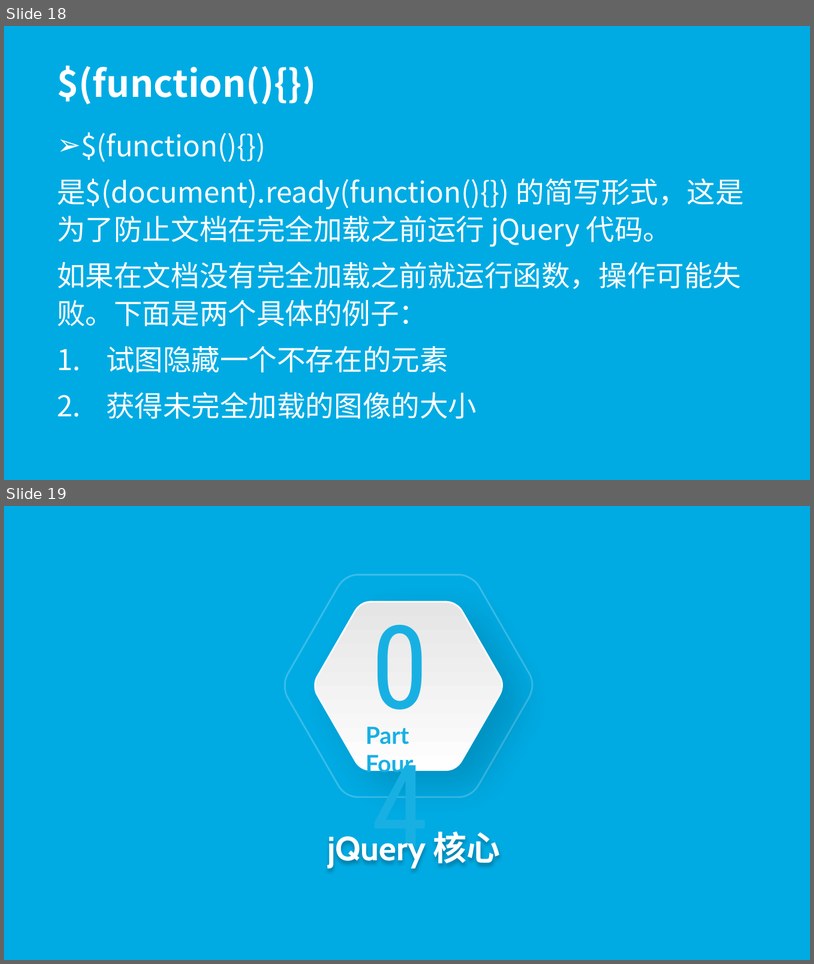
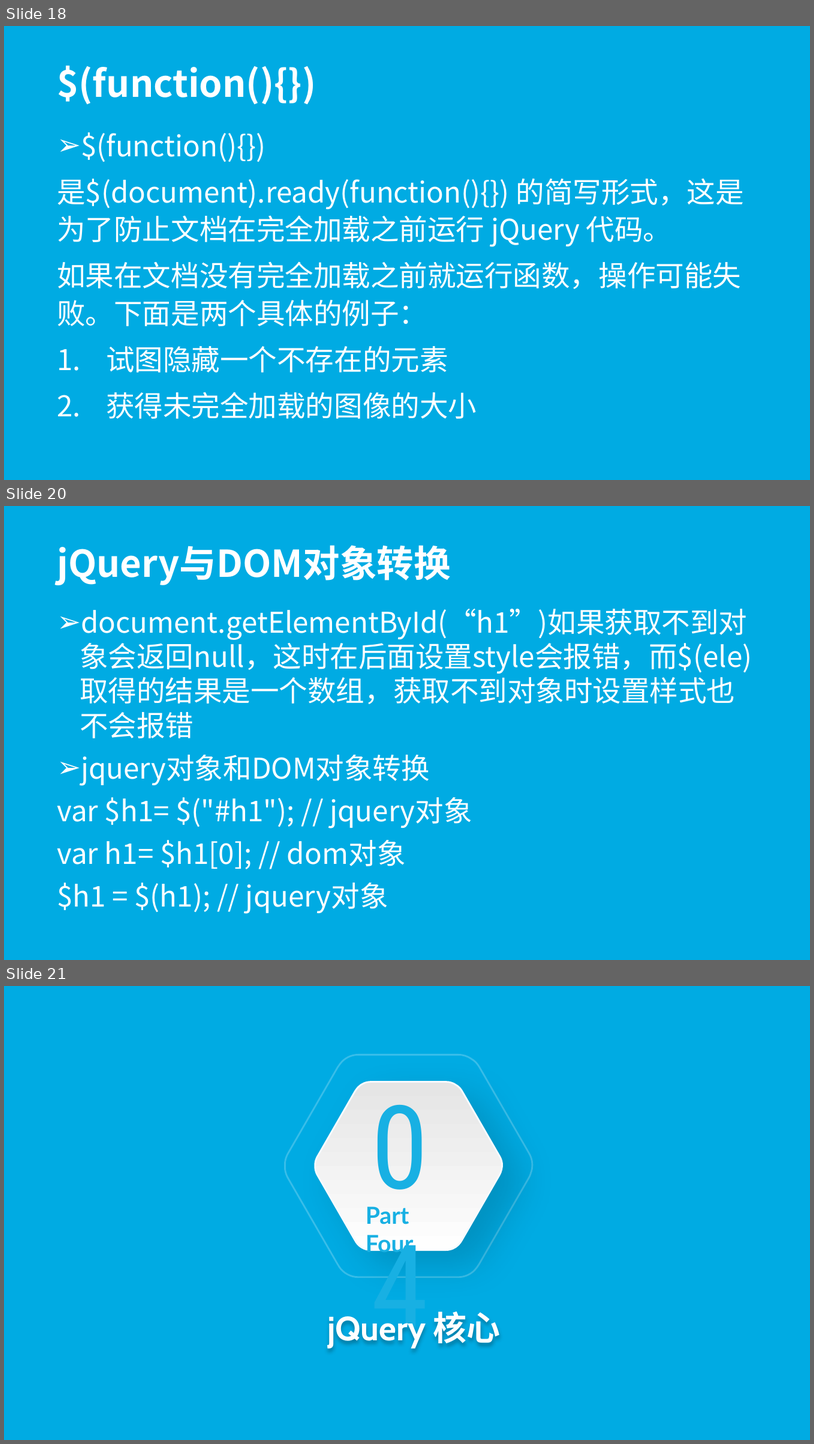
Before and after one commit to wugenshui/ppt, a slide deck: JS/jQuery.pptx. Shown one above the other, each under a label of ours: slides 18 and 19 before the commit, slides 18, 20 and 21 after it; the slides between them are not shown. The pictures are 814x964 and 814x1444 pixels, drawn with LibreOffice and Linux fonts; fonts in the diff are those of the drawing. Boxes give left, top, right and bottom in pixels: in the first picture for what was removed or moved away, otherwise in the second. Text is boxed around its words. In the diff, an @@ line names an element or a change of style, - is before the commit and + after.

```diff
--- a/JS/jQuery.pptx
+++ b/JS/jQuery.pptx
@@ slide 20 added at (x1=4, y1=506, x2=810, y2=960), background #00ABE3 @@
@@ title added at (x1=57, y1=545, x2=451, y2=585), 44 pt, text #FFFFFF, bold @@
+jQuery与DOM对象转换
@@ subtitle added at (x1=57, y1=609, x2=753, y2=913), 34 pt, text #FFFFFF @@
+➢ document.getElementById(“h1”)如果获取不到对象会返回null，这时在后面设置style会报错，而$(ele)取得的结果是一个数组，获取不到对象时设置样式也不会报错
+➢ jquery对象和DOM对象转换
+var $h1= $("#h1"); // jquery对象
+var h1= $h1[0]; // dom对象
+$h1 = $(h1); // jquery对象
@@ what was slide 19 is now slide 21 @@
```
Also in this commit, not shown: 5 slides changed, 1 other slide added, 2 slides removed, 1 other file.
